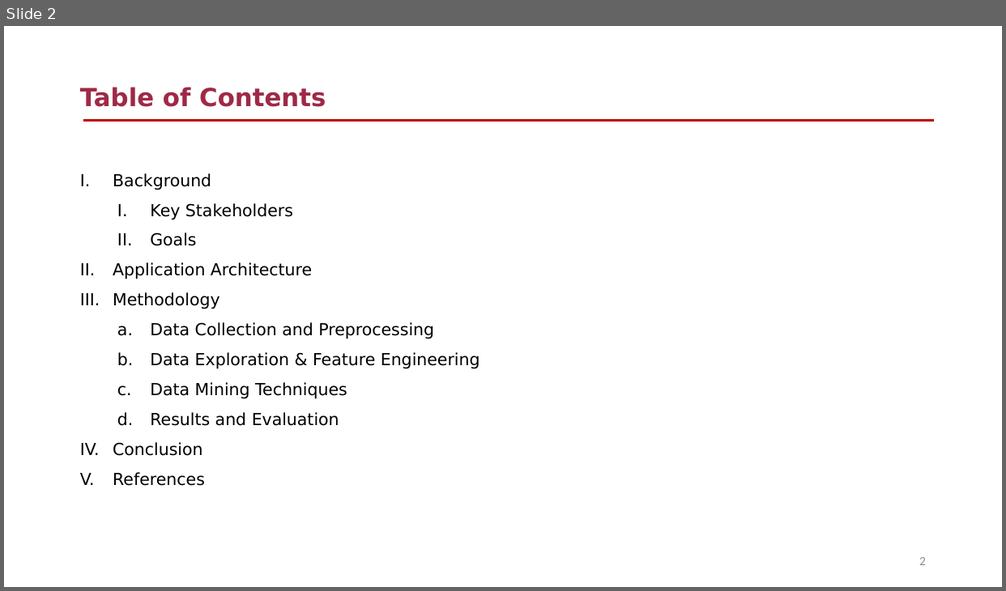
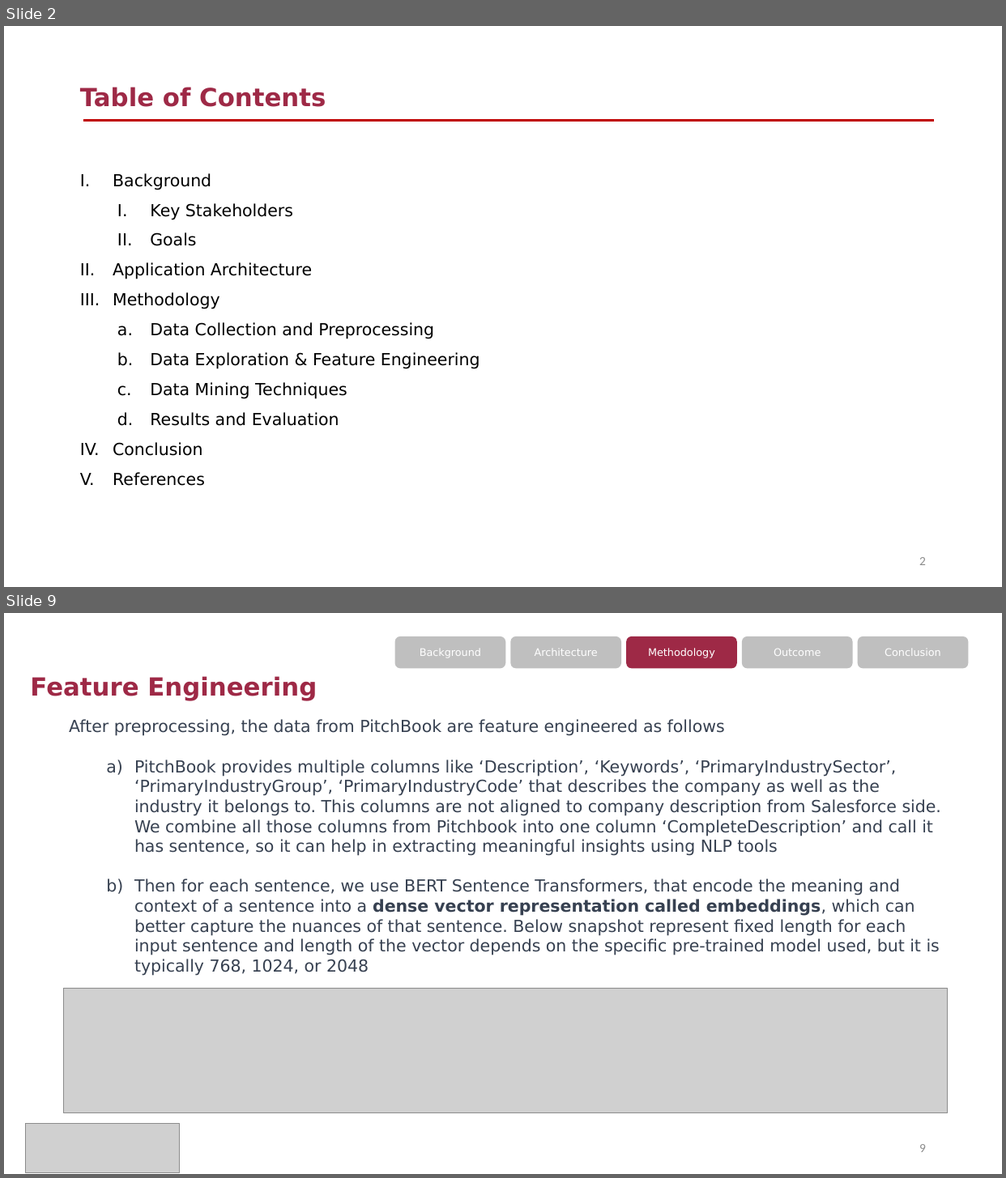
Before and after one commit to zqw86713/MSCA_31008_0N01_Winter_2023_Data_Mining_Principles, a slide deck: Final_project/MScA_31008_Final_Project_Presentation - Pitchbook Industry Classification.pptx. Shown one above the other, each under a label of ours: slide 2 before the commit, slides 2 and 9 after it; the slides between them are not shown. The pictures are 1006x591 and 1006x1178 pixels, drawn with LibreOffice and Linux fonts; fonts in the diff are those of the drawing; grey boxes stand for pictures. Boxes give left, top, right and bottom in pixels: in the first picture for what was removed or moved away, otherwise in the second. Text is boxed around its words. In the diff, an @@ line names an element or a change of style, - is before the commit and + after.

```diff
--- a/Final_project/MScA_31008_Final_Project_Presentation - Pitchbook Industry Classification.pptx
+++ b/Final_project/MScA_31008_Final_Project_Presentation - Pitchbook Industry Classification.pptx
@@ slide 9 added at bbox=[4, 613, 1002, 1174], background #FFFFFF @@
@@ rounded rectangle added at bbox=[394, 636, 505, 668], fill #BFBFBF, 10 pt, text #FFFFFF @@
+Background
@@ rounded rectangle added at bbox=[511, 636, 621, 668], fill #BFBFBF, 10 pt, text #FFFFFF @@
+Architecture
@@ rounded rectangle added at bbox=[626, 636, 737, 668], fill #9E2946, 10 pt, text #FFFFFF @@
+Methodology
@@ rounded rectangle added at bbox=[742, 636, 853, 668], fill #BFBFBF, 10 pt, text #FFFFFF @@
+Outcome
@@ rounded rectangle added at bbox=[858, 636, 968, 668], fill #BFBFBF, 10 pt, text #FFFFFF @@
+Conclusion
@@ title added at bbox=[30, 676, 317, 701], 24 pt, text #9E2946, bold @@
+  Feature Engineering
@@ text added at bbox=[69, 719, 941, 976], 16 pt, text #374151 @@
+  After preprocessing, the data from PitchBook are feature engineered as follows
+    a) PitchBook provides multiple columns like ‘Description’, ‘Keywords’, ‘PrimaryIndustrySector’, ‘PrimaryIndustryGroup’, ‘PrimaryIndustryCode’ that describes the company as well as the industry it belongs to. This columns are not aligned to company description from Salesforce side. We combine all those columns from Pitchbook into one column ‘CompleteDescription’ and call it has sentence, so it can help in extracting meaningful insights using NLP tools
+    b) Then for each sentence, we use BERT Sentence Transformers, that encode the meaning and context of a sentence into a dense vector representation called embeddings, which can better capture the nuances of that sentence. Below snapshot represent fixed length for each input sentence and length of the vector depends on the specific pre-trained model used, but it is typically 768, 1024, or 2048
@@ picture added at bbox=[64, 988, 948, 1114] @@
@@ picture added at bbox=[26, 1123, 180, 1173] @@
@@ page number added at bbox=[919, 1144, 926, 1152], 12 pt, text #8C8C8C @@
+9
```
Also in this commit, not shown: 7 slides changed, 4 other slides added.
